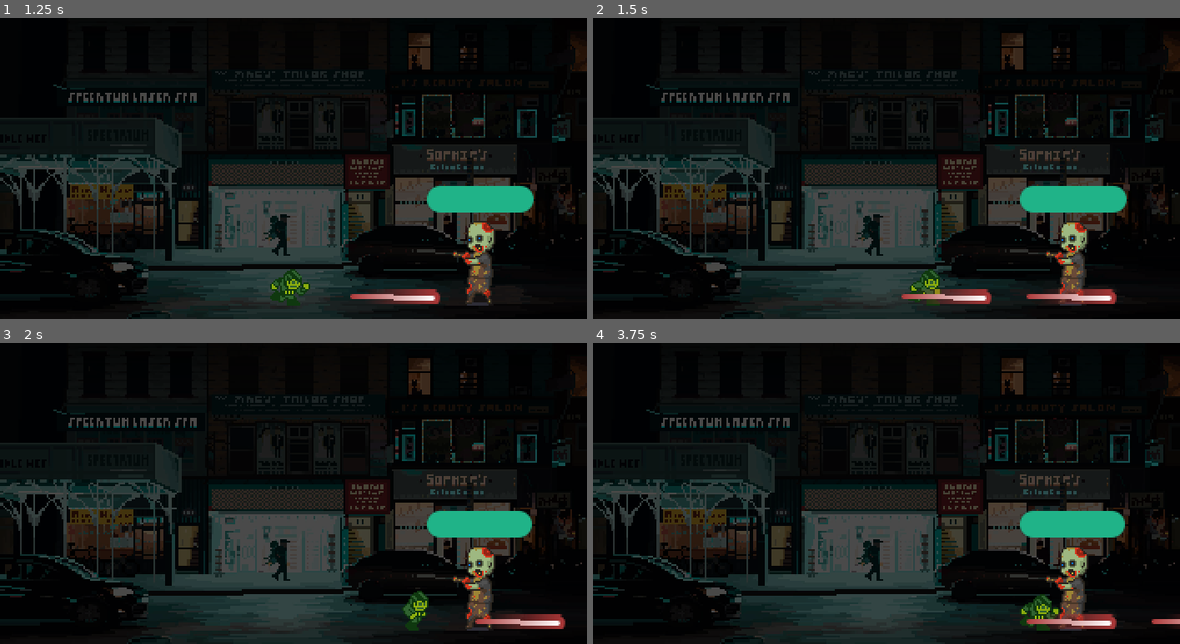
Above: before the commit, frames 1-4 (two rows, left to right).
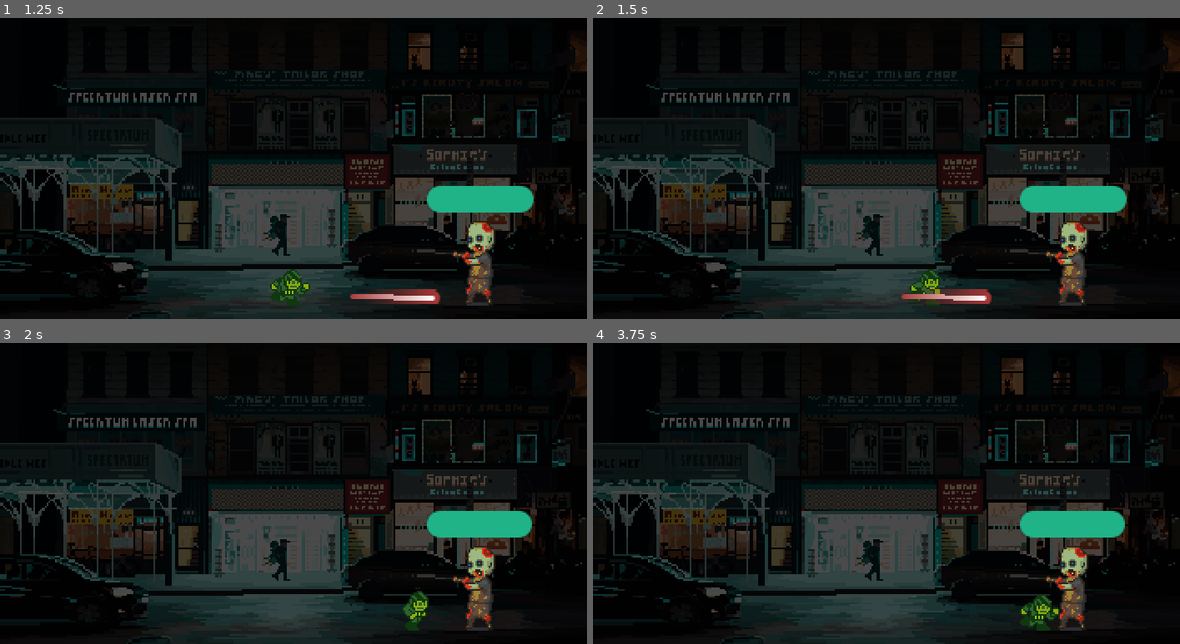
Above: after the commit, the same moments.

Repository: blacksagres/streets-of-evil
Game: Godot game, scene res://world.tscn
Two runs of this game, one before a commit and one after it. Both use one fixed random seed, a clock stepped at 60 frames per second and the inputs below.
Inputs:
- Up to frame 1 (1.25 s): tap Enter (ui_accept) at 0.5, 0.77 s; hold Right (ui_right) from 0.53 s (still down); tap Space (shoot) at 0.6 s
- Up to frame 2 (1.5 s): keep holding Right (ui_right); tap Space (shoot) at 1.35 s
- Up to frame 3 (2 s): keep holding Right (ui_right); tap Enter (ui_accept) at 1.52 s
- Up to frame 4 (3.75 s): release Right (ui_right) at 2.03 s; hold Left (ui_left) 2.03-2.78 s; tap Space (shoot) at 2.1, 2.85, 3.6 s; hold Right (ui_right) from 2.78 s (still down); tap Enter (ui_accept) at 3.02 s

Frame 1 is identical in both runs. In frame 2, 0.6% of the frame differs, in the area x 73-90%, y 90-96%; in frame 3, 0.6%; in frame 4, 0.7%, in the area x 73-100%, y 90-96%.

Commit message:
bullet hits something, but damage is not registered

Diff:
--- a/characters/enemy.tscn
+++ b/characters/enemy.tscn
@@ -24,8 +24,7 @@
 
 [node name="Hurtbox" type="Area2D" parent="."]
 unique_name_in_owner = true
-collision_layer = 0
-monitorable = false
+collision_layer = 2
 script = ExtResource("2_nhupr")
 
 [node name="CollisionShape2D" type="CollisionShape2D" parent="Hurtbox"]
--- a/characters/hitbox.gd
+++ b/characters/hitbox.gd
@@ -2,3 +2,8 @@
 extends Area2D
 
 @export var damage:int = 1
+
+func get_hit_info() -> Dictionary:
+	return {
+		damage = damage
+	}
--- a/characters/hurtbox.gd
+++ b/characters/hurtbox.gd
@@ -7,9 +7,15 @@
 func _ready() -> void:
 	connect("area_entered", hit_taken)
 
-func hit_taken(hit_box: Hitbox) -> void:
+func hit_taken(hit_box: Area2D) -> void:
 	if hit_box == null:
 		print('Unexpected collision in hurtbox, hitbox is null.' )
 		return;
-	print('Hurtbox was dealt ', hit_box.damage, ' damage!')
+
+	if hit_box.has_method('get_hit_info'):
+		var hit_info = hit_box.get_hit_info()
+		print('Hurtbox was dealt ', hit_info.damage, ' damage!')
+
+	print('new damage type!')
+
 	hit_taken_signal.emit(hit_box)
--- a/components/weapons/Bullet.tscn
+++ b/components/weapons/Bullet.tscn
@@ -7,6 +7,8 @@
 radius = 5.0
 
 [node name="Bullet" type="Area2D"]
+collision_layer = 0
+collision_mask = 2
 script = ExtResource("1_hnhcj")
 
 [node name="Projectile" type="Sprite2D" parent="."]
--- a/components/weapons/bullet.gd
+++ b/components/weapons/bullet.gd
@@ -7,11 +7,14 @@
 
 signal on_handgun_bullet_hit(area: Area2D)
 
+func _ready() -> void:
+	connect('area_entered', on_hit)
+
 # Called every frame. 'delta' is the elapsed time since the previous frame.
 func _process(delta: float) -> void:
 	position += transform.x * SPEED * delta
 
 func on_hit(area: Area2D) ->void:
-	if area.is_in_group('enemies'):
-		on_handgun_bullet_hit.emit(area)
-		queue_free()
+	on_handgun_bullet_hit.emit(area)
+	print("BANG BANG")
+	queue_free()
--- a/project.godot
+++ b/project.godot
@@ -36,6 +36,10 @@
 ]
 }
 
+[layer_names]
+
+2d_physics/layer_2="Bullets"
+
 [rendering]
 
 textures/canvas_textures/default_texture_filter=0
